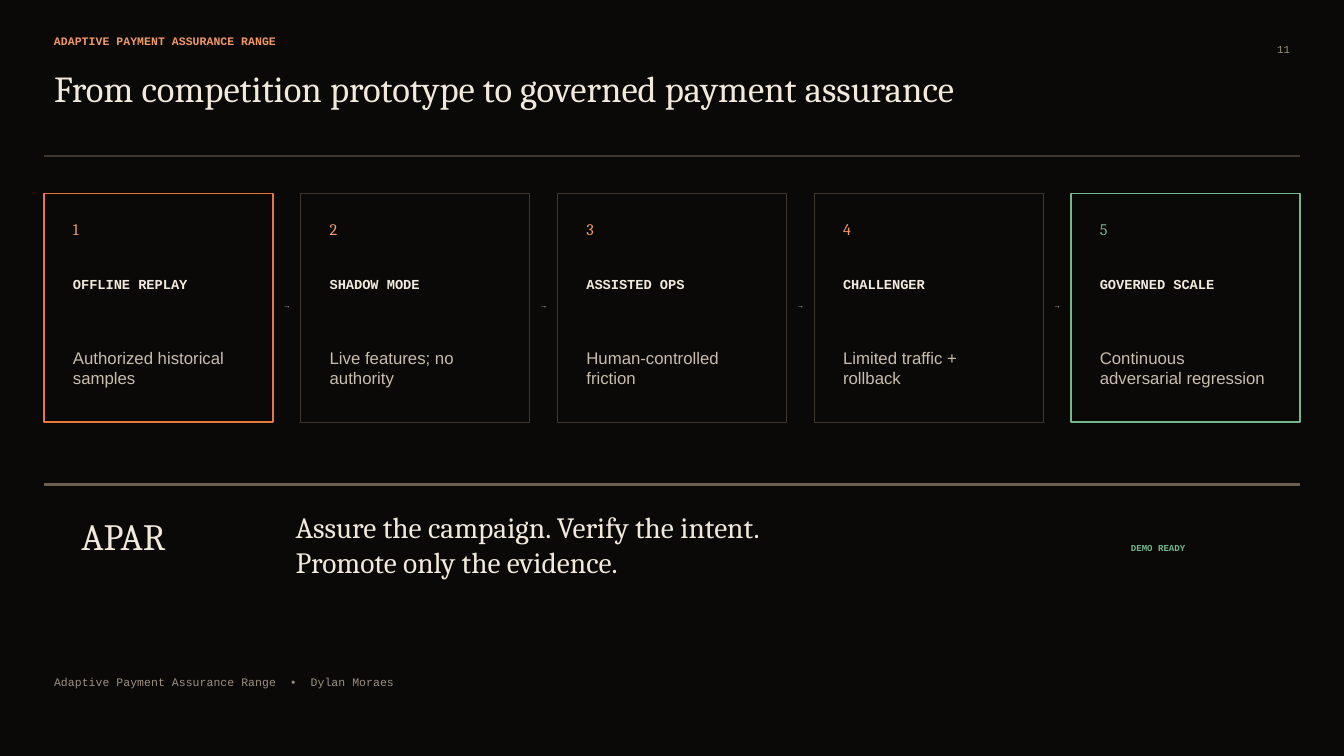
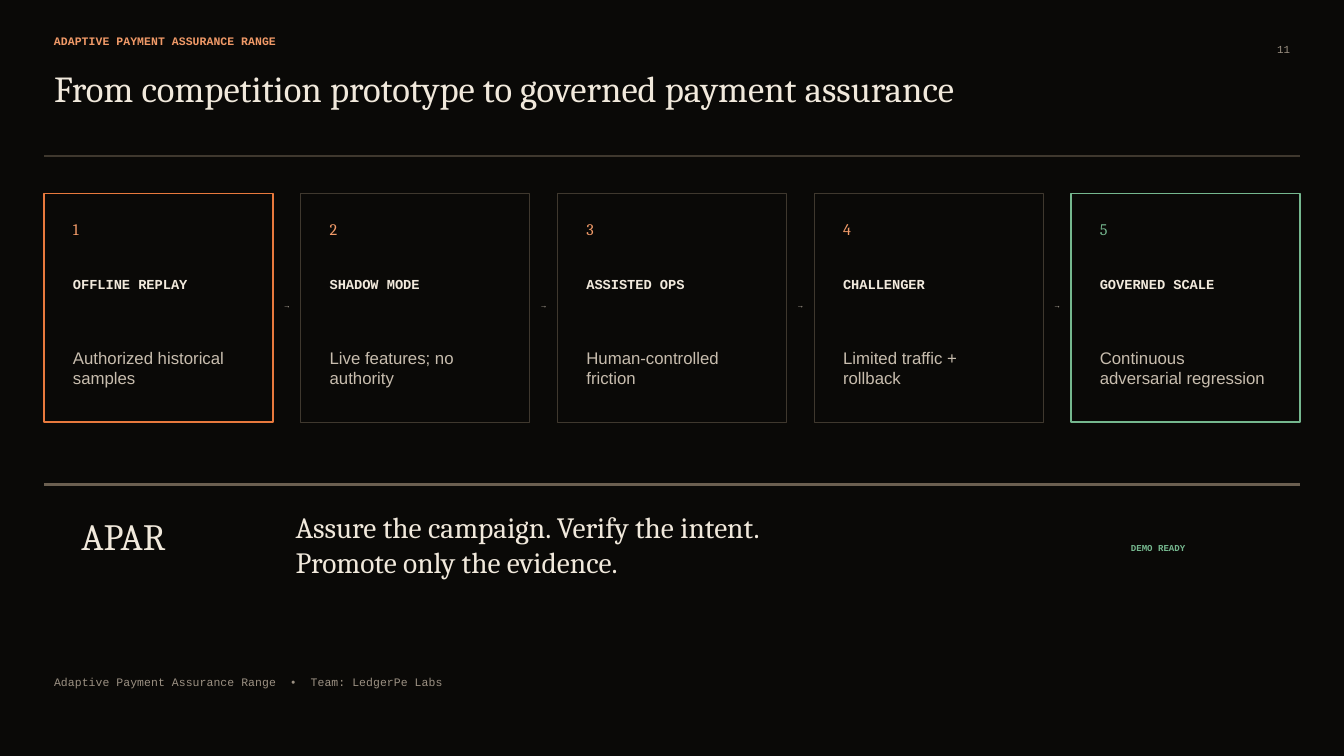
Before and after one commit to Dljdd/LedgerPeLabs, a slide deck: slide 11 of docs/submission/APAR_COMPETITION_DECK.pptx. Drawn at 1344x756 pixels with LibreOffice and Linux fonts; fonts in the diff are those of the drawing. Boxes give left, top, right and bottom in pixels: in the first picture for what was removed or moved away, otherwise in the second. Text is boxed around its words. In the diff, an @@ line names an element or a change of style, - is before the commit and + after.

Commit message:
design: update team attribution

```diff
--- a/docs/submission/APAR_COMPETITION_DECK.pptx
+++ b/docs/submission/APAR_COMPETITION_DECK.pptx
@@ text at (x1=54, y1=678, x2=443, y2=689): text changed @@
-Adaptive Payment Assurance Range • Dylan Moraes
+Adaptive Payment Assurance Range • Team: LedgerPe Labs
```
Also in this commit, not shown: 1 other slide changed, 3 other files.
